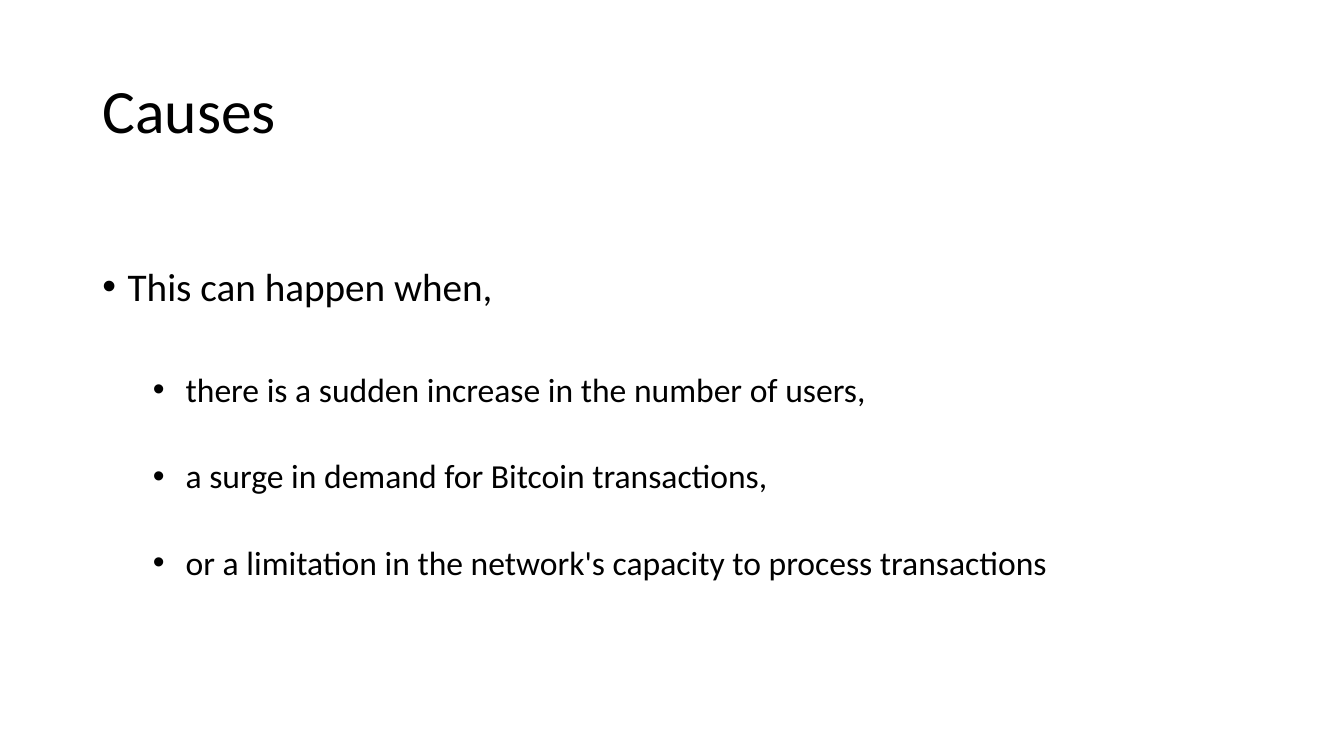
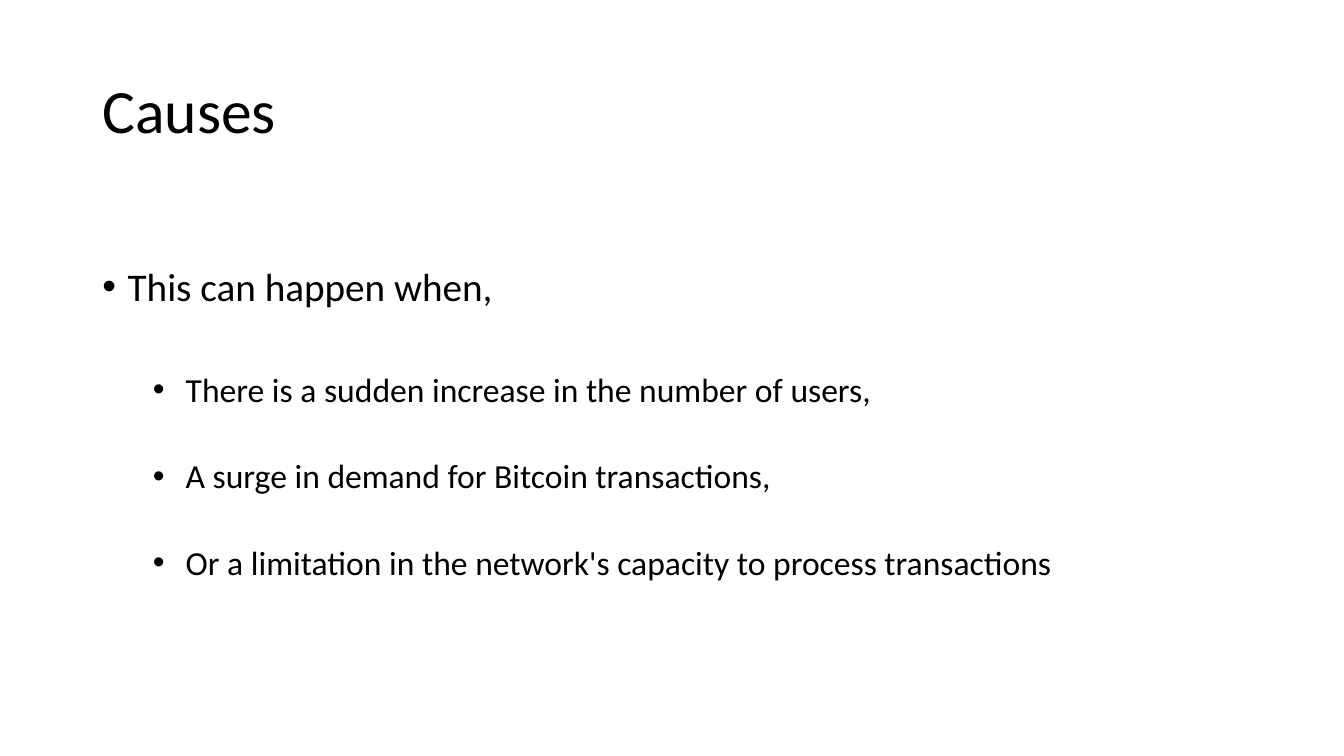
Before and after one commit to tejs13/Spark-Streaming-BTC, a slide deck: slide 17 of assets/CPSC 531 Final Presentation Real Time Analysis Of BTC Network Congestion.pptx (slide 18 before the commit). Drawn at 1344x756 pixels with LibreOffice and Linux fonts; fonts in the diff are those of the drawing. Boxes give left, top, right and bottom in pixels: in the first picture for what was removed or moved away, otherwise in the second. Text is boxed around its words. In the diff, an @@ line names an element or a change of style, - is before the commit and + after.

```diff
--- a/assets/CPSC 531 Final Presentation Real Time Analysis Of BTC Network Congestion.pptx
+++ b/assets/CPSC 531 Final Presentation Real Time Analysis Of BTC Network Congestion.pptx
@@ text at [186,378,1051,581]: text changed @@
-  • there is a sudden increase in the number of users,
-  • a surge in demand for Bitcoin transactions,
-  • or a limitation in the network's capacity to process transactions
+  • There is a sudden increase in the number of users,
+  • A surge in demand for Bitcoin transactions,
+  • Or a limitation in the network's capacity to process transactions
```
Also in this commit, not shown: 5 other slides changed, 1 slide removed, 4 other files.
